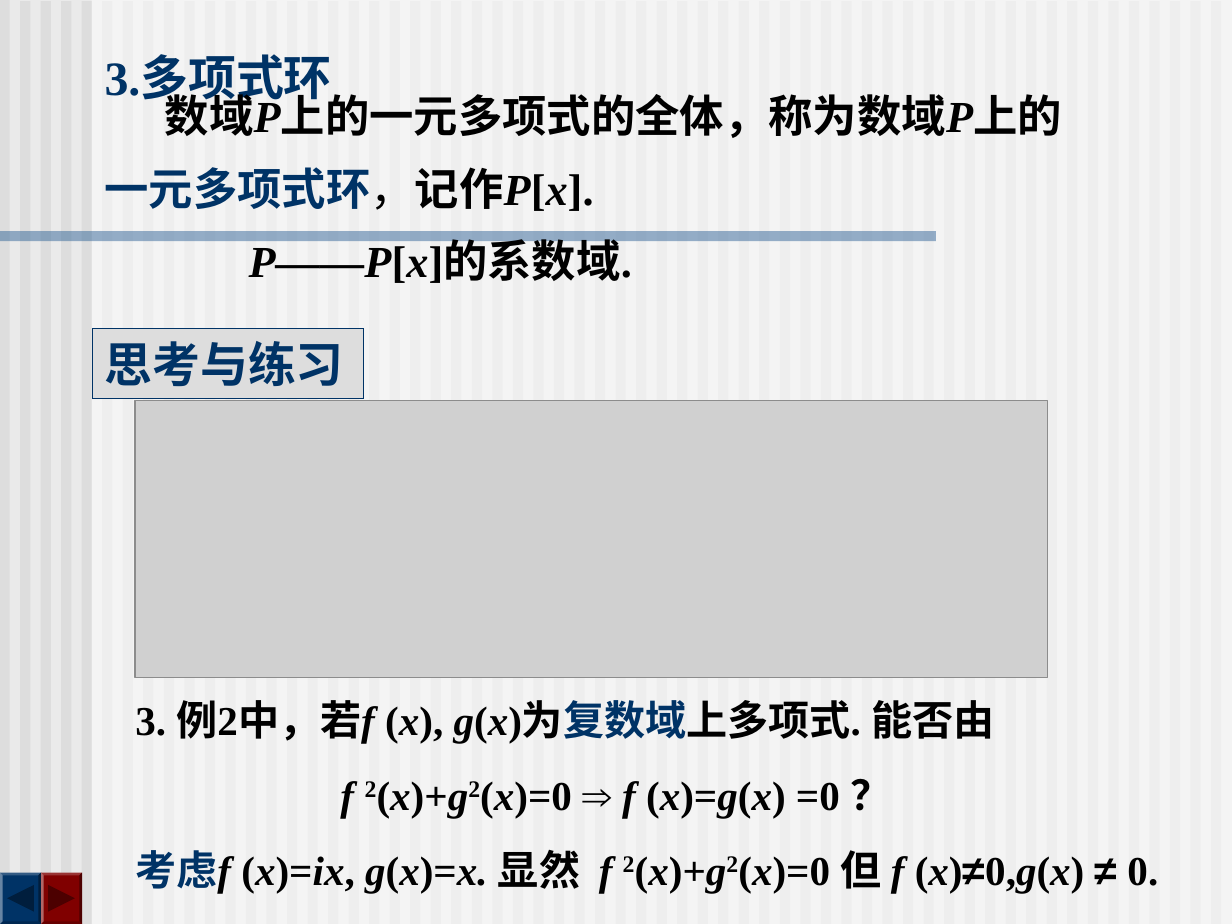
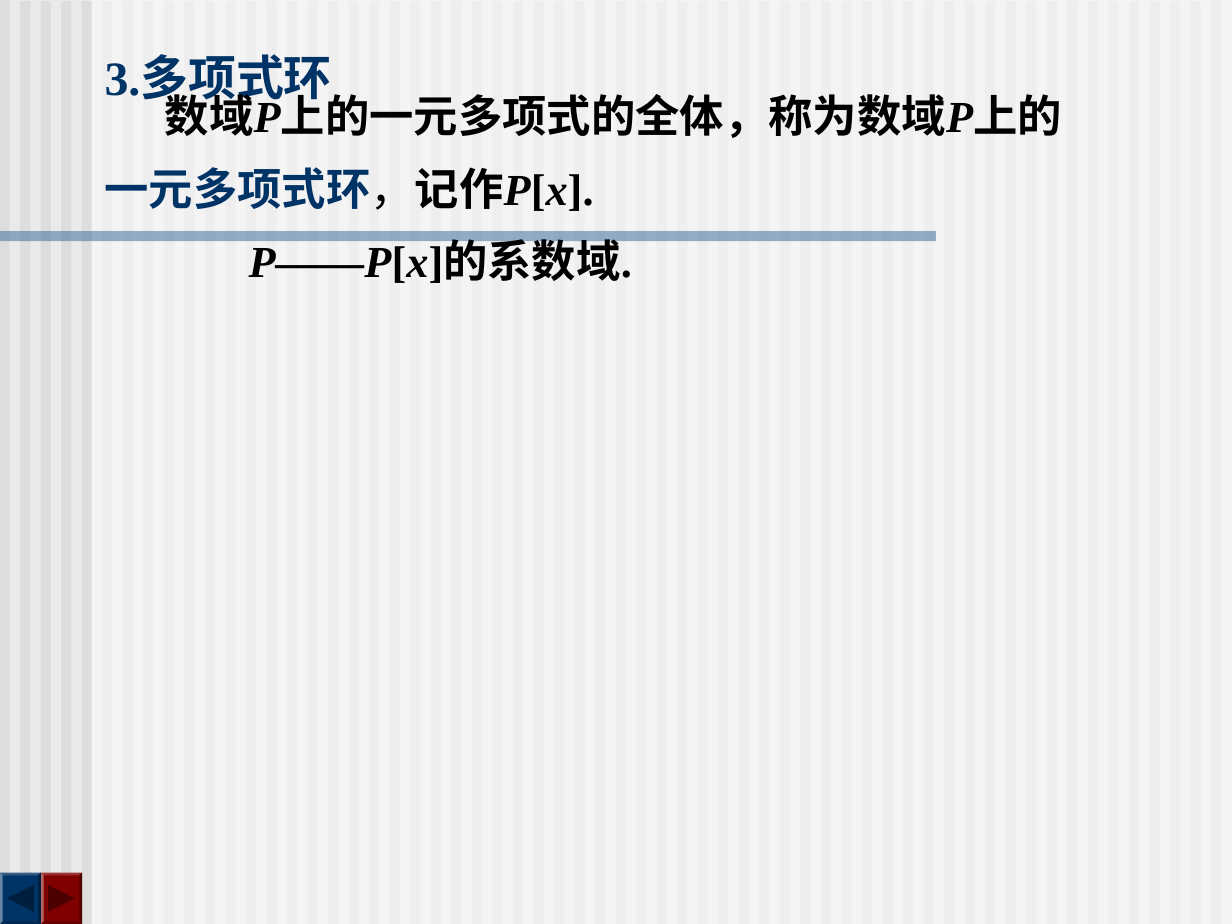
Before and after one commit to zhangbiaomath/zhangbiaomath.github.io, a slide deck: slide 14 of teaching/gaodai/课件/第1章-多项式.ppt (slide 17 before the commit). Drawn at 1232x924 pixels with LibreOffice and Linux fonts; fonts in the diff are those of the drawing; grey boxes stand for pictures. Boxes give left, top, right and bottom in pixels: in the first picture for what was removed or moved away, otherwise in the second. Text is boxed around its words. In the diff, an @@ line names an element or a change of style, - is before the commit and + after.

```diff
--- a/teaching/gaodai/课件/第1章-多项式.ppt
+++ b/teaching/gaodai/课件/第1章-多项式.ppt
@@ rectangle removed at (92,329,363,399) @@
-思考与练习
@@ picture removed at (136,400,1047,678) @@
@@ text removed at (135,700,1158,894) @@
-3. 例2中，若f (x), g(x)为复数域上多项式. 能否由
-f 2(x)+g2(x)=0 ⇒ f (x)=g(x) =0 ？
-考虑f (x)=ix, g(x)=x. 显然 f 2(x)+g2(x)=0 但 f (x)≠0,g(x) ≠ 0.
```
Also in this commit, not shown: 9 other slides changed, 3 slides removed, 15 other files.
